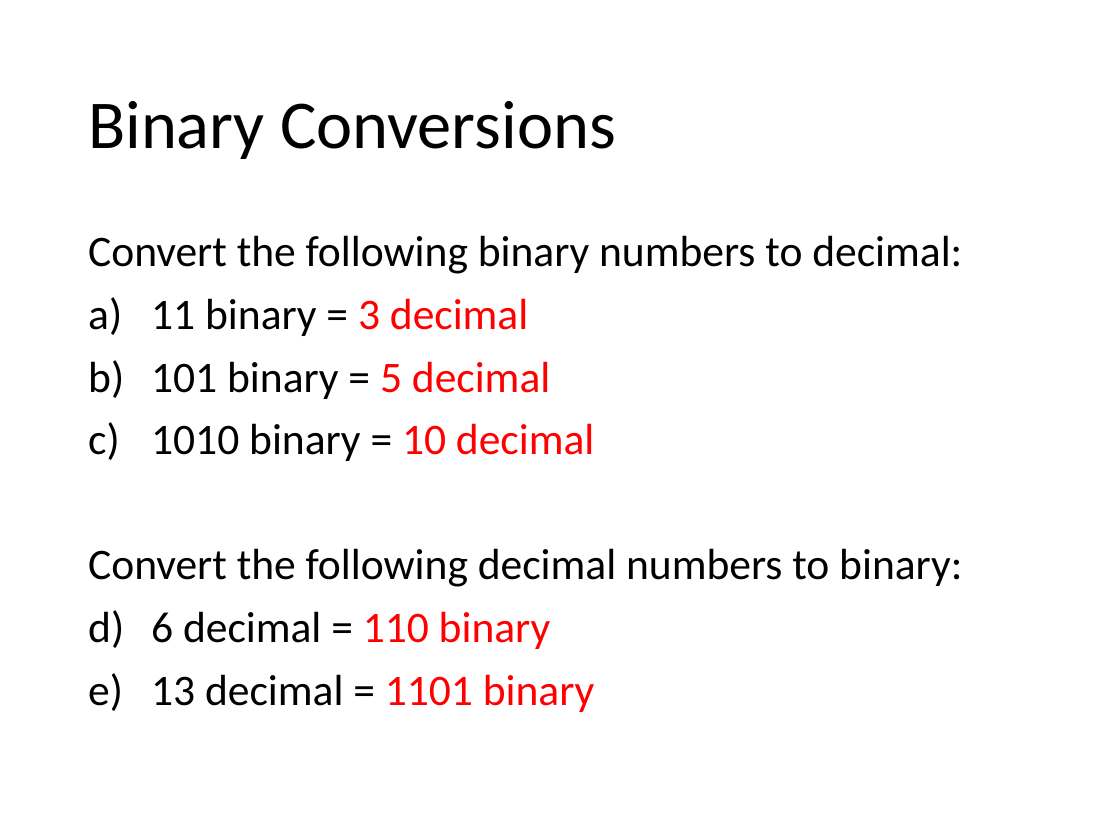
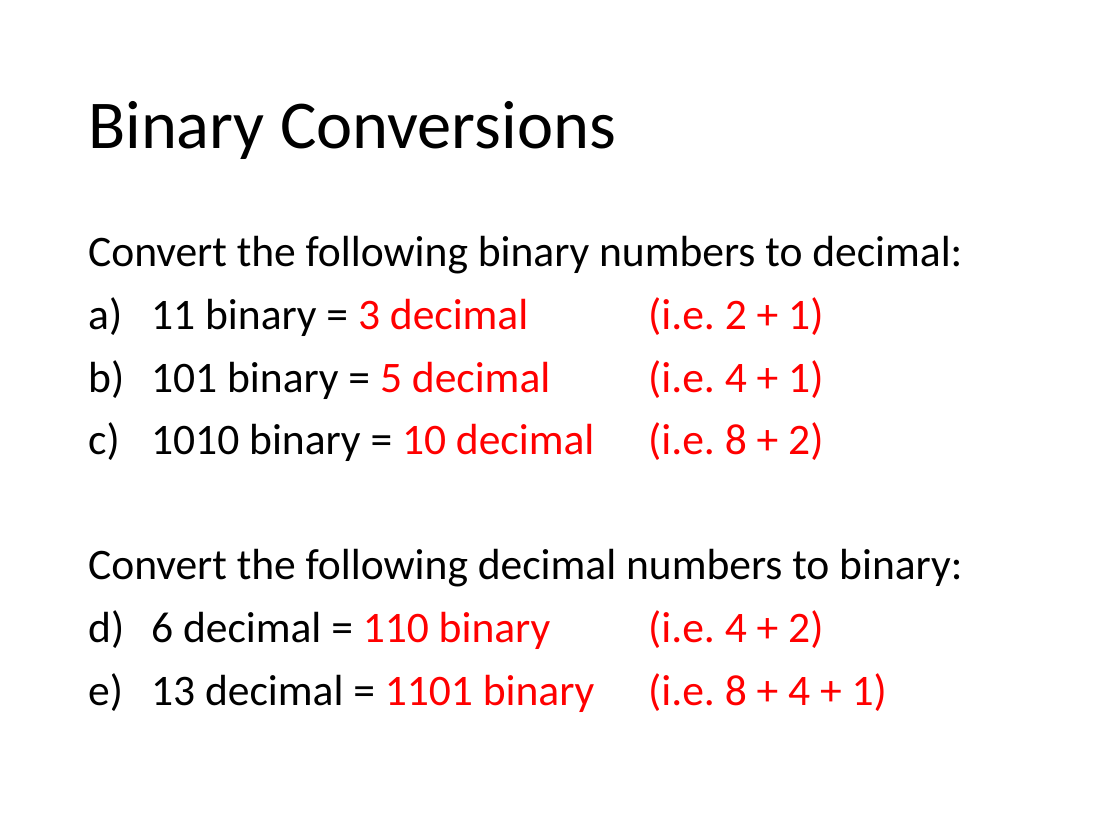
Before and after one commit to Greg5519/ICS2O0, a slide deck: slide 10 of Topic A Understanding Computers/A.5 Lesson - Binary Numbers.pptx (slide 8 before the commit). Drawn at 1120x840 pixels with LibreOffice and Linux fonts; fonts in the diff are those of the drawing. Boxes give left, top, right and bottom in pixels: in the first picture for what was removed or moved away, otherwise in the second. Text is boxed around its words. In the diff, an @@ line names an element or a change of style, - is before the commit and + after.

```diff
--- a/Topic A Understanding Computers/A.5 Lesson - Binary Numbers.pptx
+++ b/Topic A Understanding Computers/A.5 Lesson - Binary Numbers.pptx
@@ text at box(151, 297, 823, 461): text changed; text colour #000000 to #FF0000 @@
-a) 11 binary = 3 decimal
-b) 101 binary = 5 decimal
-c) 1010 binary = 10 decimal
+a) 11 binary = 3 decimal (i.e. 2 + 1)
+b) 101 binary = 5 decimal (i.e. 4 + 1)
+c) 1010 binary = 10 decimal (i.e. 8 + 2)
@@ text at box(151, 610, 887, 712): text changed; text colour #000000 to #FF0000 @@
-a) 6 decimal = 110 binary
-b) 13 decimal = 1101 binary
+a) 6 decimal = 110 binary (i.e. 4 + 2)
+b) 13 decimal = 1101 binary (i.e. 8 + 4 + 1)
```
Also in this commit, not shown: 2 slides added, 2 other files.
